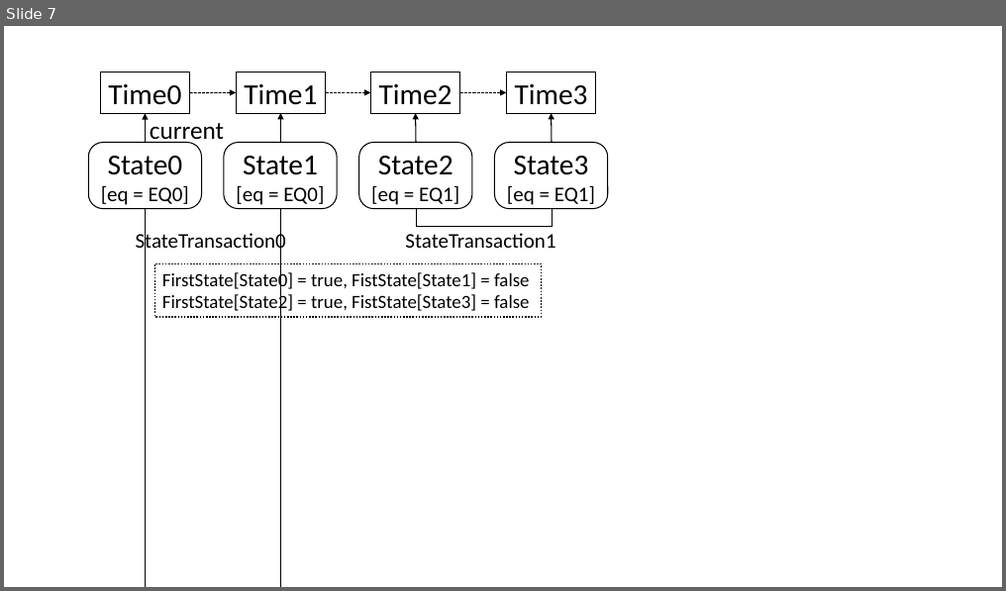
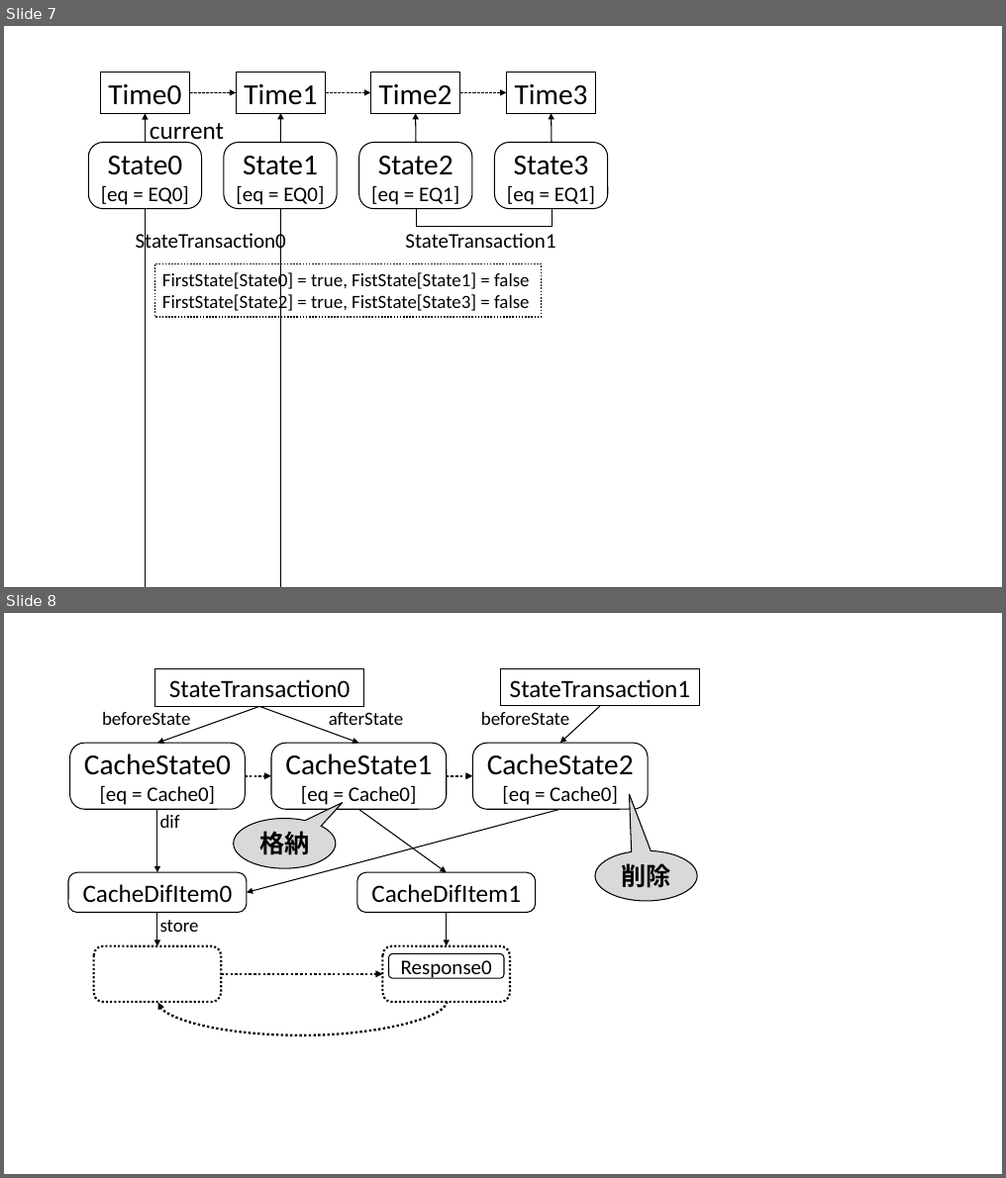
Before and after one commit to simahell/Master-Thesis, a slide deck: fig/fig.pptx. Shown one above the other, each under a label of ours: slide 7 before the commit, slides 7 and 8 after it. The pictures are 1006x591 and 1006x1178 pixels, drawn with LibreOffice and Linux fonts; fonts in the diff are those of the drawing. Boxes give left, top, right and bottom in pixels: in the first picture for what was removed or moved away, otherwise in the second. Text is boxed around its words. In the diff, an @@ line names an element or a change of style, - is before the commit and + after.

Commit message:
レスポンスの格納・削除・再利用の表現を説明

```diff
--- a/fig/fig.pptx
+++ b/fig/fig.pptx
@@ slide 8 added at [4, 613, 1002, 1174], background #FFFFFF @@
@@ rectangle added at [68, 669, 700, 1039], fill #FFFFFF, outline #FFFFFF 1 pt @@
@@ rectangle added at [155, 669, 364, 707], outline #000000 1 pt, 24 pt, text #000000 @@
+StateTransaction0
@@ rectangle added at [500, 669, 700, 707], outline #000000 1 pt, 24 pt, text #000000 @@
+StateTransaction1
@@ text added at [102, 712, 190, 725], 18 pt, text #000000 @@
+beforeState
@@ arrow added from (260, 707) to (157, 744), #000000 1 pt @@
@@ arrow added from (260, 707) to (358, 744), #000000 1 pt @@
@@ text added at [329, 712, 403, 725], 18 pt, text #000000 @@
+afterState
@@ text added at [481, 712, 569, 725], 18 pt, text #000000 @@
+beforeState
@@ arrow added from (600, 706) to (560, 744), #000000 1 pt @@
@@ rounded rectangle added at [70, 744, 245, 810], outline #000000 1 pt, 28 pt, text #000000 @@
+CacheState0
+[eq = Cache0]
@@ rounded rectangle added at [271, 744, 447, 810], outline #000000 1 pt, 28 pt, text #000000 @@
+CacheState1
+[eq = Cache0]
@@ rounded rectangle added at [472, 744, 648, 810], outline #000000 1 pt, 28 pt, text #000000 @@
+CacheState2
+[eq = Cache0]
@@ arrow added from (245, 776) to (271, 776), #000000 2.25 pt dashed @@
@@ arrow added from (447, 776) to (472, 776), #000000 2.25 pt dashed @@
@@ arrow added from (157, 809) to (157, 872), #000000 1 pt @@
@@ text added at [160, 815, 180, 828], 18 pt, text #000000 @@
+dif
@@ speech bubble added at [233, 819, 336, 869], fill #D9D9D9, outline #000000 1 pt, 24 pt, text #000000, bold @@
+格納
@@ arrow added from (560, 809) to (247, 893), #000000 1 pt @@
@@ arrow added from (358, 809) to (447, 872), #000000 1 pt @@
@@ rounded rectangle added at [68, 872, 247, 912], outline #000000 1 pt, 24 pt, text #000000 @@
+CacheDifItem0
@@ rounded rectangle added at [357, 872, 536, 912], outline #000000 1 pt, 24 pt, text #000000 @@
+CacheDifItem1
@@ speech bubble added at [595, 851, 698, 901], fill #D9D9D9, outline #000000 1 pt, 24 pt, text #000000, bold @@
+削除
@@ arrow added from (157, 912) to (157, 947), #000000 1 pt @@
@@ text added at [160, 920, 199, 932], 18 pt, text #000000 @@
+store
@@ arrow added from (447, 912) to (447, 947), #000000 1 pt @@
@@ rounded rectangle added at [94, 947, 221, 1001], outline #000000 2 pt dashed @@
@@ rounded rectangle added at [383, 947, 510, 1001], outline #000000 2 pt dashed @@
@@ rounded rectangle added at [389, 955, 504, 979], outline #000000 1 pt, 20 pt, text #000000 @@
+Response0
@@ arrow added from (221, 974) to (383, 974), #000000 2.25 pt dashed @@
@@ curved arrow added from (448, 1001) to (158, 1002), #000000 2.25 pt dashed @@
```
Also in this commit, not shown: 1 other slide added, 6 other files.
